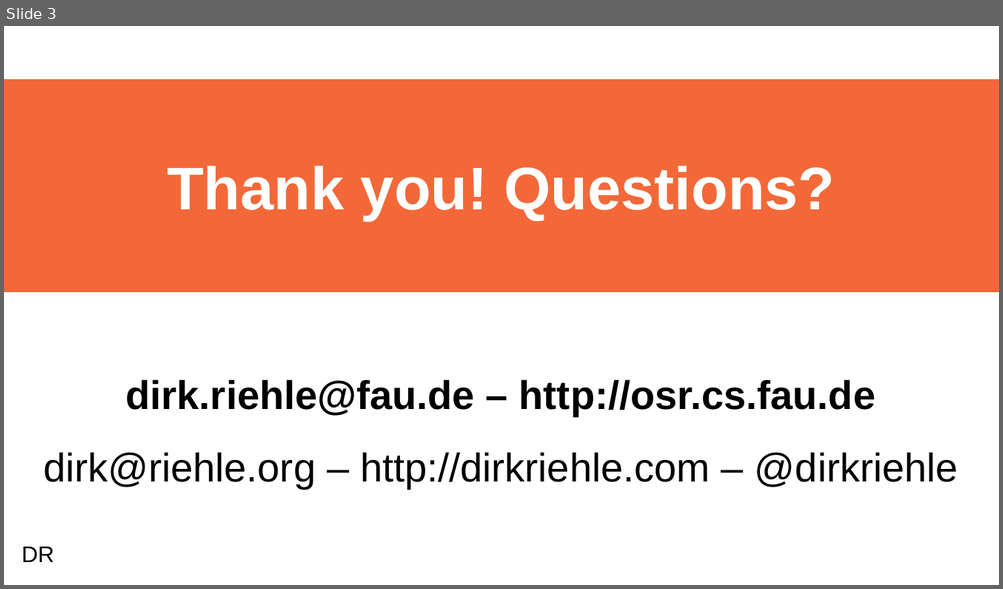
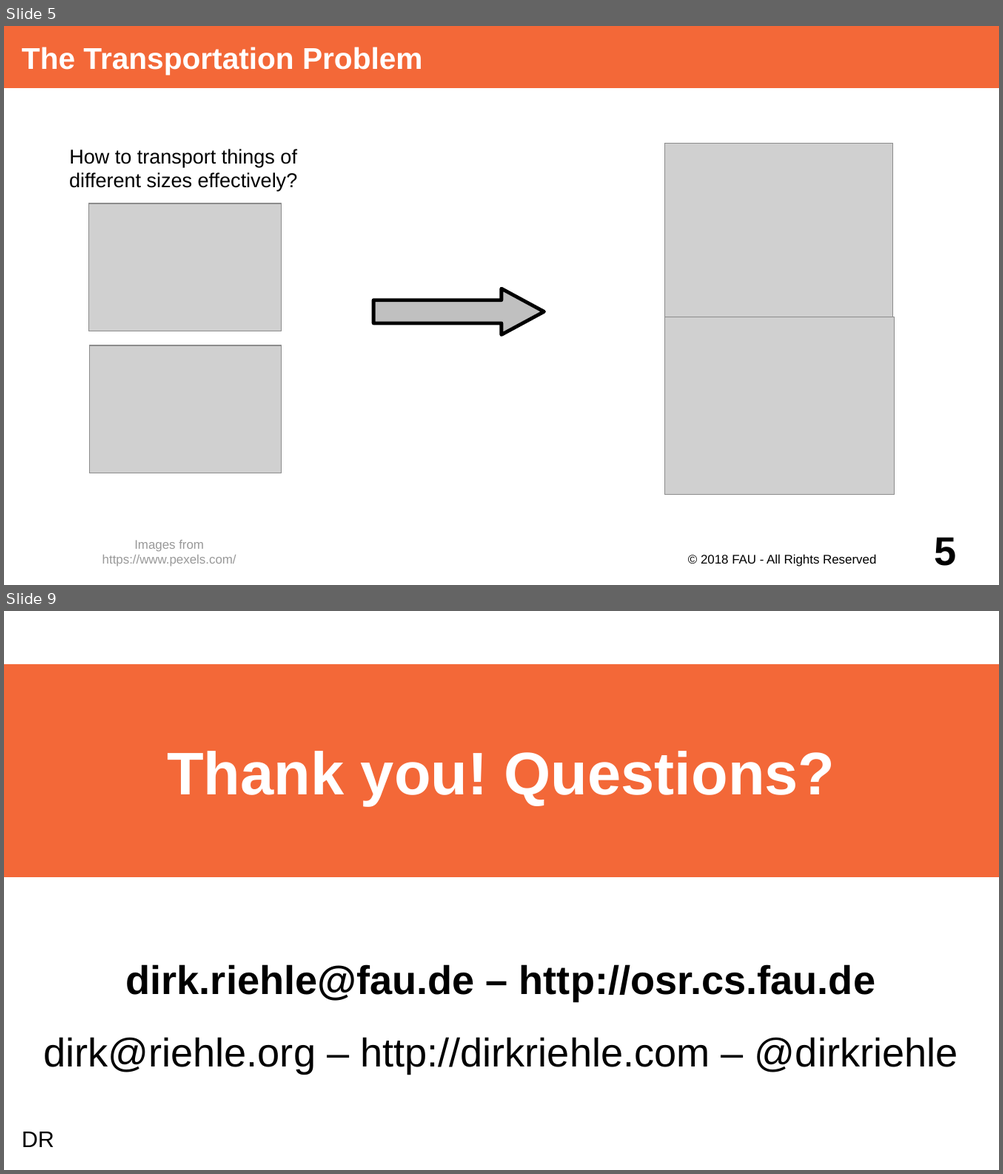
Before and after one commit to dirkriehle/adap-course, a slide deck: Lecture Slides/ADAP Z01 - Containerization.odp. Shown one above the other, each under a label of ours: slide 3 before the commit, slides 5 and 9 after it; the slides between them are not shown. The pictures are 1003x589 and 1003x1174 pixels, drawn with LibreOffice and Linux fonts; fonts in the diff are those of the drawing; grey boxes stand for pictures. Boxes give left, top, right and bottom in pixels: in the first picture for what was removed or moved away, otherwise in the second. Text is boxed around its words. In the diff, an @@ line names an element or a change of style, - is before the commit and + after.

```diff
--- a/Lecture Slides/ADAP Z01 - Containerization.odp
+++ b/Lecture Slides/ADAP Z01 - Containerization.odp
@@ slide 5 added at [4,26,999,585], background #FFFFFF @@
@@ title added at [4,26,999,88], fill #F36838, 24 pt, text #FFFFFF, bold @@
+The Transportation Problem
@@ text added at [69,149,298,191], 16 pt, text #000000 @@
+How to transport things of different sizes effectively?
@@ picture added at [665,144,893,318] @@
@@ picture added at [89,204,281,332] @@
@@ right arrow added at [373,289,543,335], fill #C0C0C0, outline #000000 2.83 pt @@
@@ picture added at [665,318,894,495] @@
@@ picture added at [89,346,281,474] @@
@@ text added at [102,540,236,567], 10 pt, text #999999 @@
+Images from https://www.pexels.com/
@@ text added at [700,554,876,567], 10 pt, text #000000 @@
+© 2018 FAU - All Rights Reserved
@@ page number added at [934,537,956,566], 32 pt, text #000000, bold @@
+5
@@ what was slide 3 is now slide 9 @@
```
Also in this commit, not shown: 2 slides changed, 5 other slides added.
